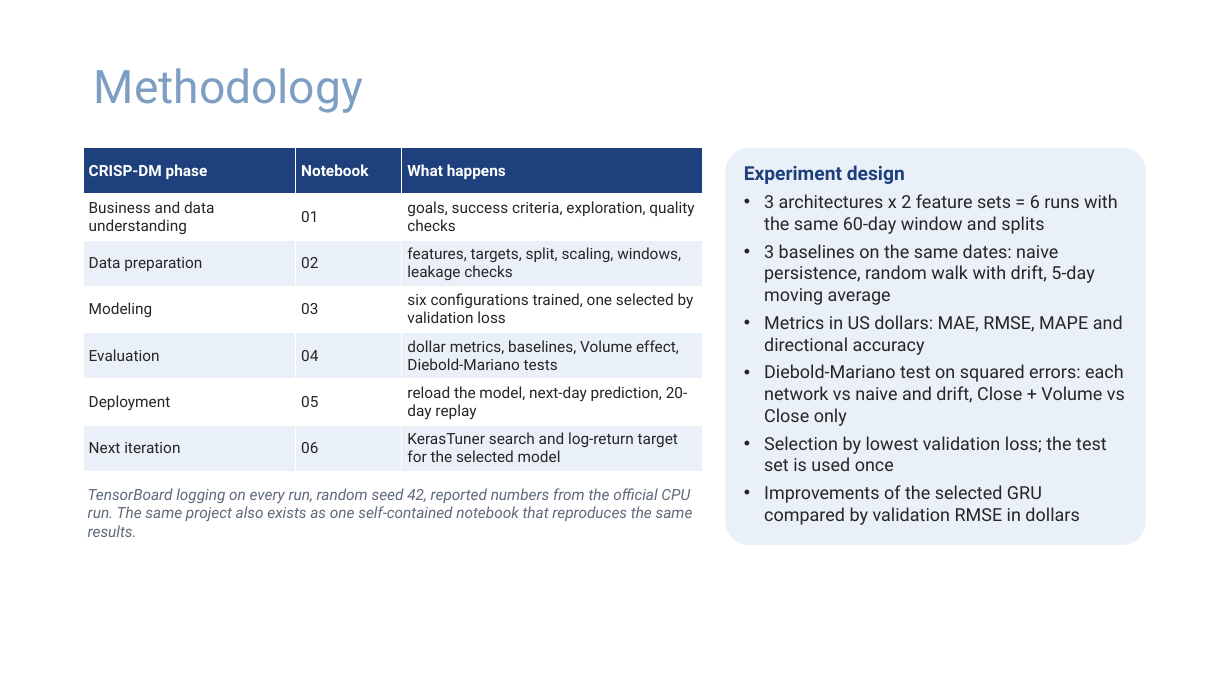
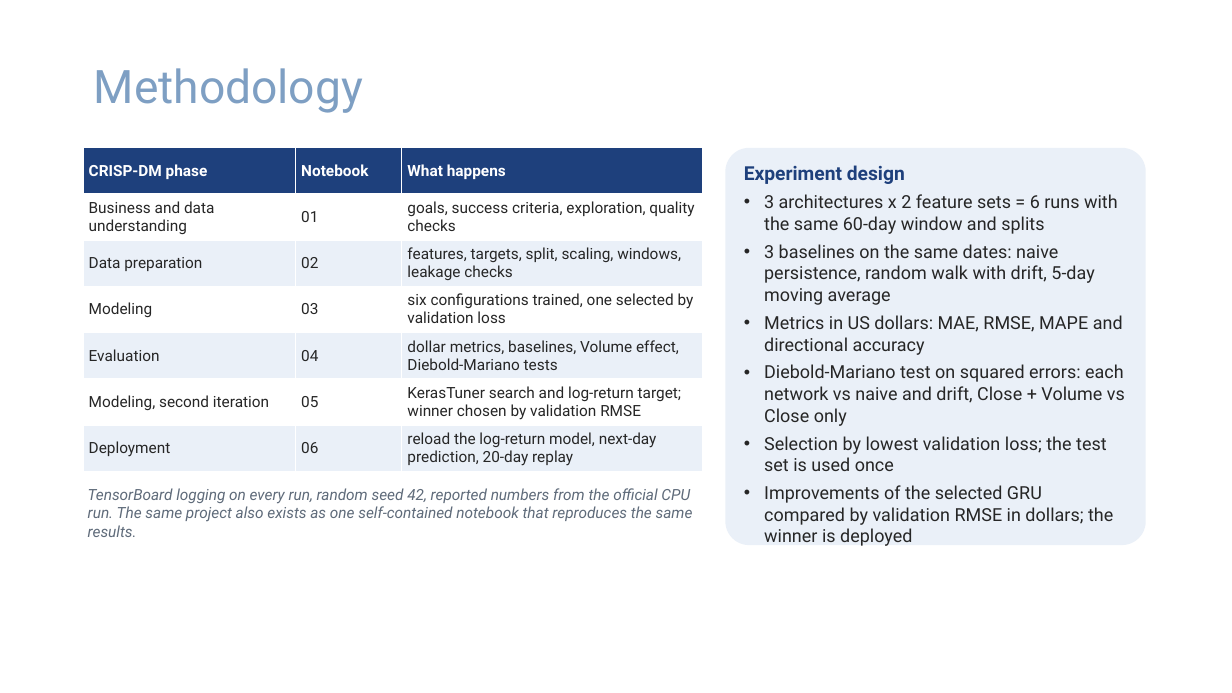
Before and after one commit to wences-psu/Stock_Price_DL, a slide deck: slide 9 of docs/Team7_AAPL_Deep_Learning_Presentation.pptx. Drawn at 1232x693 pixels with LibreOffice and Linux fonts; fonts in the diff are those of the drawing; background and template pictures are left out. Boxes give left, top, right and bottom in pixels: in the first picture for what was removed or moved away, otherwise in the second. Text is boxed around its words. In the diff, an @@ line names an element or a change of style, - is before the commit and + after.

Commit message:
Deploy the log-return GRU; make improvements a CRISP-DM iteration before deployment

```diff
--- a/docs/Team7_AAPL_Deep_Learning_Presentation.pptx
+++ b/docs/Team7_AAPL_Deep_Learning_Presentation.pptx
@@ table at (83, 148, 702, 471) @@
-row 6, column 1: Deployment
+row 6, column 1: Modeling, second iteration
-row 6, column 3: reload the model, next-day prediction, 20-day replay
+row 6, column 3: KerasTuner search and log-return target; winner chosen by validation RMSE
-row 7, column 1: Next iteration
+row 7, column 1: Deployment
-row 7, column 3: KerasTuner search and log-return target for the selected model
+row 7, column 3: reload the log-return model, next-day prediction, 20-day replay
@@ text at (764, 485, 1113, 546): text changed @@
-• Improvements of the selected GRU compared by validation RMSE in dollars
+• Improvements of the selected GRU compared by validation RMSE in dollars; the winner is deployed
```
Also in this commit, not shown: 9 other slides changed, 17 other files.
